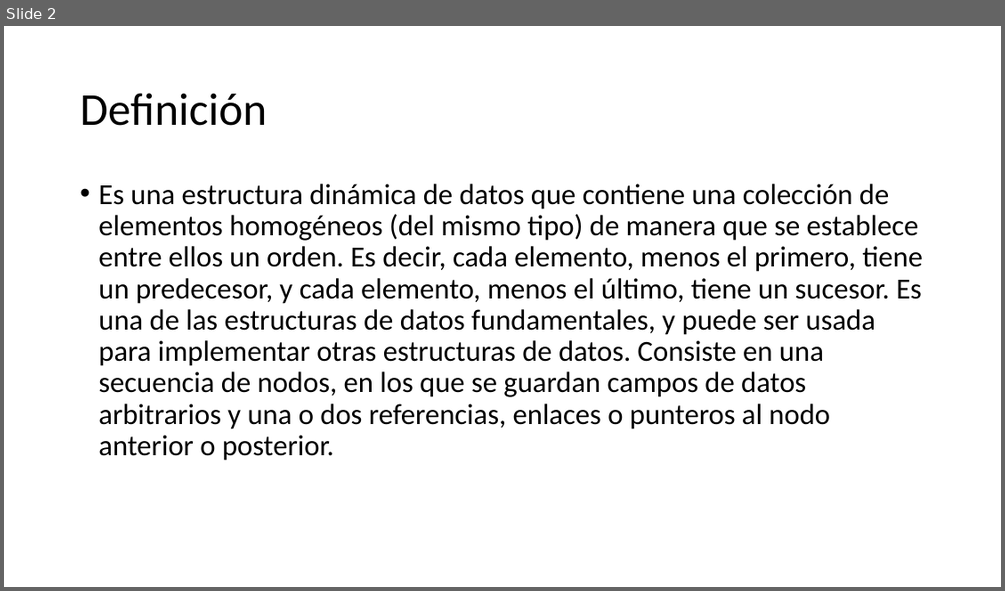
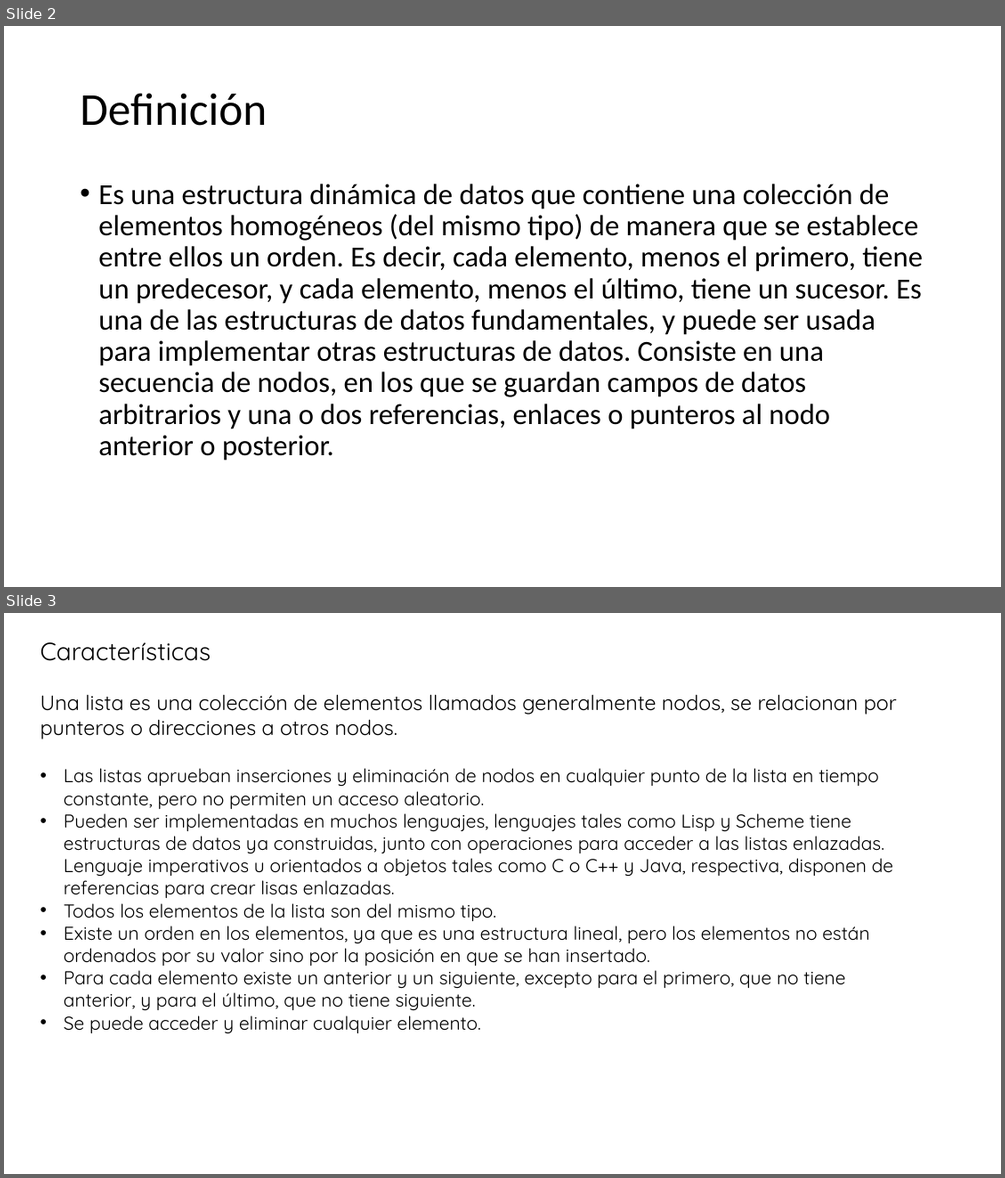
Before and after one commit to 987-Ismael-Romero/Listas, a slide deck: Expo/Expo_Listas.pptx. Shown one above the other, each under a label of ours: slide 2 before the commit, slides 2 and 3 after it. The pictures are 1005x591 and 1005x1178 pixels, drawn with LibreOffice and Linux fonts; fonts in the diff are those of the drawing. Boxes give left, top, right and bottom in pixels: in the first picture for what was removed or moved away, otherwise in the second. Text is boxed around its words. In the diff, an @@ line names an element or a change of style, - is before the commit and + after.

```diff
--- a/Expo/Expo_Listas.pptx
+++ b/Expo/Expo_Listas.pptx
@@ slide 3 added at [4,613,1001,1174], background #FFFFFF @@
@@ text added at [40,642,211,661], 24 pt, text #000000 @@
+Características
@@ text added at [40,694,897,1034], 18 pt, text #000000 @@
+Una lista es una colección de elementos llamados generalmente nodos, se relacionan por punteros o direcciones a otros nodos.
+• Las listas aprueban inserciones y eliminación de nodos en cualquier punto de la lista en tiempo constante, pero no permiten un acceso aleatorio.
+• Pueden ser implementadas en muchos lenguajes, lenguajes tales como Lisp y Scheme tiene estructuras de datos ya construidas, junto con operaciones para acceder a las listas enlazadas. Lenguaje imperativos u orientados a objetos tales como C o C++ y Java, respectiva, disponen de referencias para crear lisas enlazadas.
+• Todos los elementos de la lista son del mismo tipo.
+• Existe un orden en los elementos, ya que es una estructura lineal, pero los elementos no están ordenados por su valor sino por la posición en que se han insertado.
+• Para cada elemento existe un anterior y un siguiente, excepto para el primero, que no tiene anterior, y para el último, que no tiene siguiente.
+• Se puede acceder y eliminar cualquier elemento.
```
